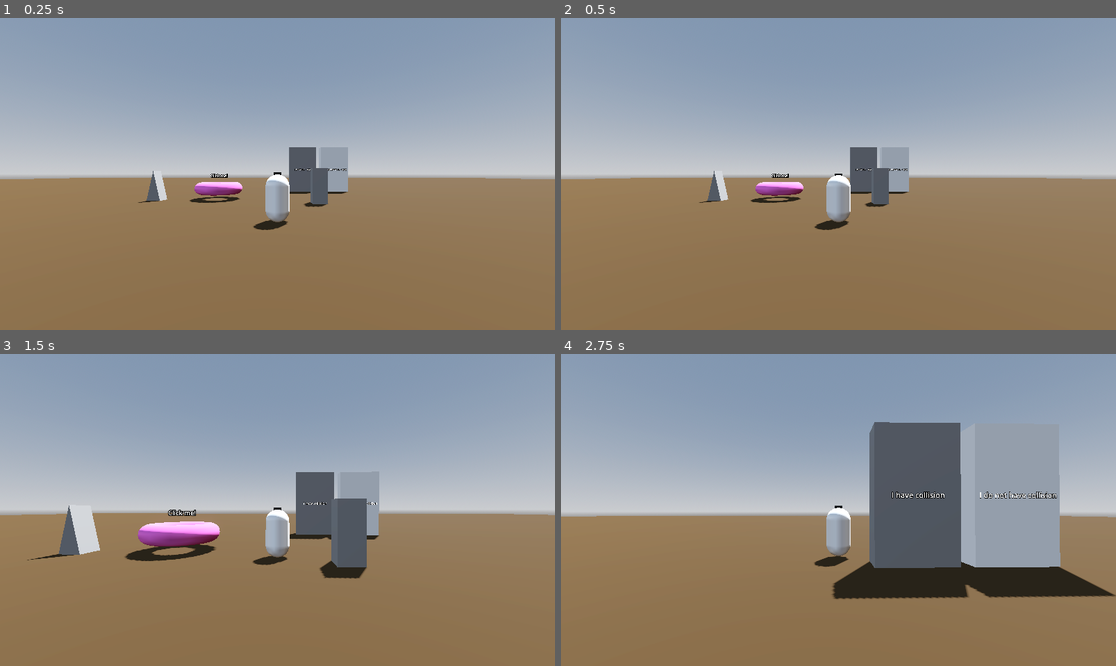
Above: before the commit, frames 1-4 (two rows, left to right).
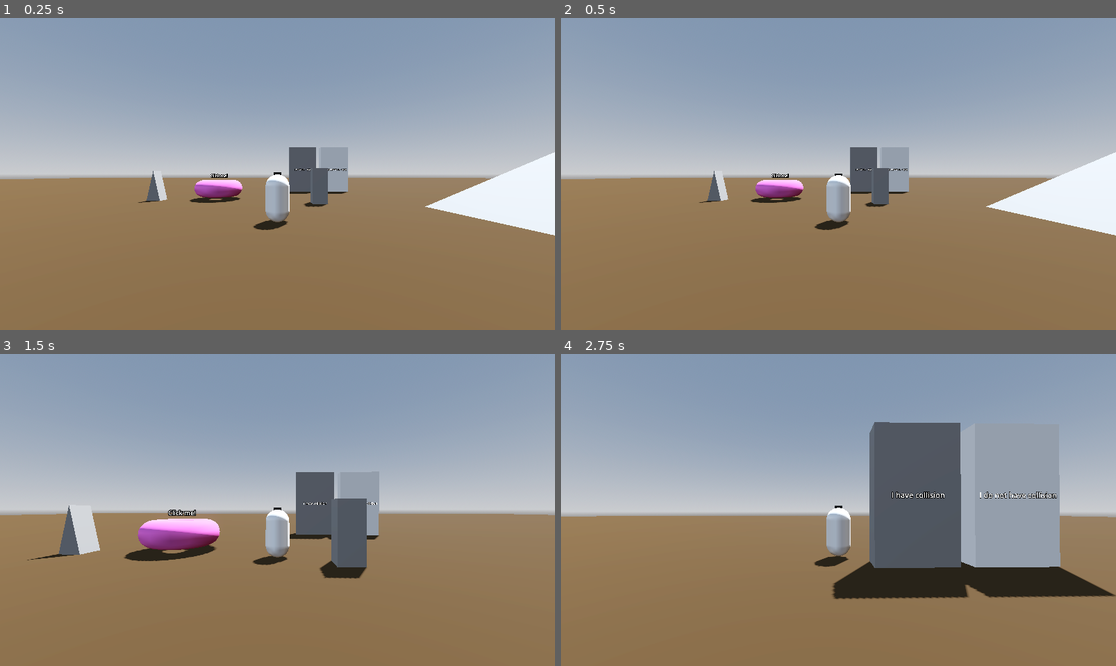
Above: after the commit, the same moments.

Repository: Gjosti/dev-sandbox
Game: Godot game, scene res://Levels/sandbox_level.tscn
The game is run twice, just before and just after one commit, with the same random seed, the same clock (stepped at 60 frames per second) and the same inputs.
Inputs (mouse positions are in pixels of both pictures, inside the frame that each line leads up to):
- Up to frame 1 (0.25 s): no input
- Up to frame 2 (0.5 s): no input
- Up to frame 3 (1.5 s): tap Enter at 0.5 s; move the mouse to (305, 510) at 0.52 s; press the mouse at (305, 510) at 0.53 s; hold W (move_forward) from 0.53 s (still down); tap Space (jump) at 0.77 s; move the mouse to (249, 510) at 1.27 s; release the mouse at (249, 510) at 1.28 s; tap Ctrl (crouch) at 1.35 s
- Up to frame 4 (2.75 s): keep holding W (move_forward); tap Space (jump) at 1.52 s; move the mouse to (849, 503) at 2.02 s; hold Shift (dash) from 2.03 s (still down)

The runs differ from the first frame. In frame 1, 3.4% of the frame differs, in the area x 35-100%, y 42-70%; in frame 2, 3.4%; in frame 3, 0.7%; in frame 4, nothing differs.

Commit message:
added a prism to test sliding

Diff:
--- a/Levels/sandbox_level.tscn
+++ b/Levels/sandbox_level.tscn
@@ -37,9 +37,10 @@
 albedo_color = Color(1, 0.45, 0.8808333, 1)
 
 [sub_resource type="TorusMesh" id="TorusMesh_67hdk"]
+inner_radius = 0.3
 
 [sub_resource type="CylinderShape3D" id="CylinderShape3D_oyyku"]
-height = 0.5
+height = 0.7
 radius = 1.0
 
 [sub_resource type="PrismMesh" id="PrismMesh_oyyku"]
@@ -47,6 +48,8 @@
 
 [sub_resource type="ConvexPolygonShape3D" id="ConvexPolygonShape3D_oyyku"]
 points = PackedVector3Array(0.011046177, 1.0633445, 0.47627237, -0.49049878, -1.0702195, -0.49049878, -0.49049878, -1.0 …(609 unchanged characters)…
+
+[sub_resource type="PrismMesh" id="PrismMesh_l7jkp"]
 
 [node name="SandboxLevel" type="Node3D"]
 
@@ -140,6 +143,14 @@
 [node name="CollisionShape3D" type="CollisionShape3D" parent="OutlinePlayground/AnotherObject/MeshInstance3D/StaticBody3D"]
 shape = SubResource("ConvexPolygonShape3D_oyyku")
 
+[node name="ObstacleCourse" type="Node3D" parent="."]
+transform = Transform3D(1, 0, 0, 0, 1, 0, 0, 0, 1, 13.318405, 0, 0)
+
+[node name="CSGMesh3D" type="CSGMesh3D" parent="ObstacleCourse"]
+transform = Transform3D(16.453428, 0, 0, 0, 3.4593942, 0, 0, 0, 7.539881, 3.9389381, 1.7296968, -0.16828847)
+use_collision = true
+mesh = SubResource("PrismMesh_l7jkp")
+
 [connection signal="input_event" from="OutlinePlayground/MouseHoverOutlineBox/MeshInstance3D/StaticBody3D" to="OutlinePlayground/MouseHoverOutlineBox" method="_on_static_body_3d_input_event"]
 [connection signal="mouse_entered" from="OutlinePlayground/MouseHoverOutlineBox/MeshInstance3D/StaticBody3D" to="OutlinePlayground/MouseHoverOutlineBox" method="_on_static_body_3d_mouse_entered"]
 [connection signal="mouse_exited" from="OutlinePlayground/MouseHoverOutlineBox/MeshInstance3D/StaticBody3D" to="OutlinePlayground/MouseHoverOutlineBox" method="_on_static_body_3d_mouse_exited"]
Not shown: 1 places in Levels/sandbox_level.tscn that only renumber resources
